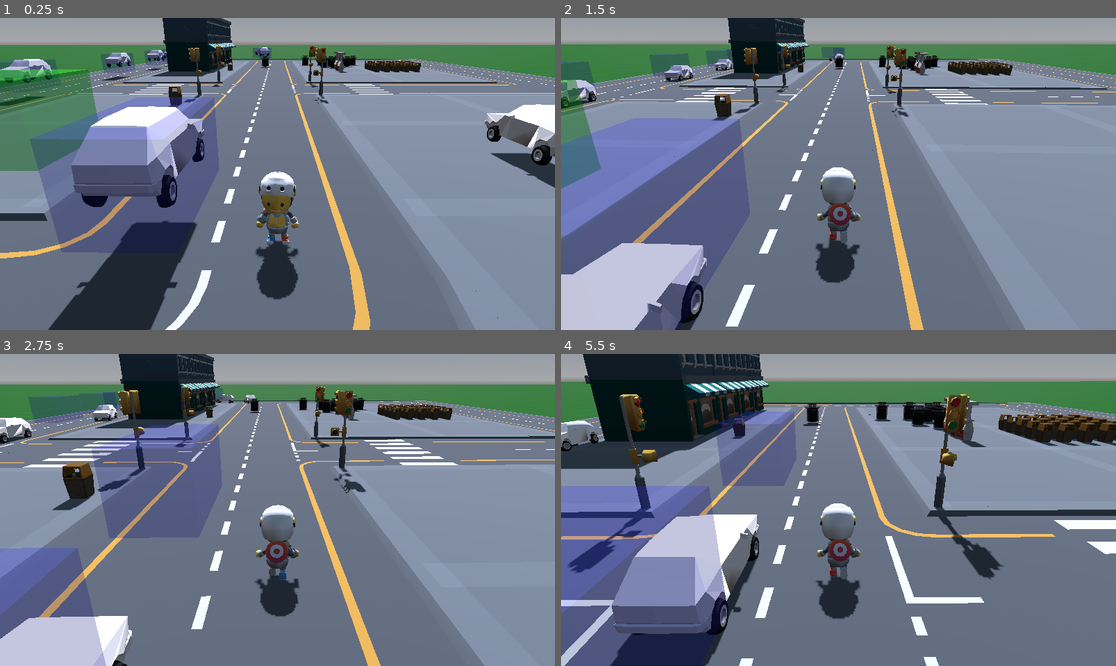
Above: before the commit, frames 1-4 (two rows, left to right).
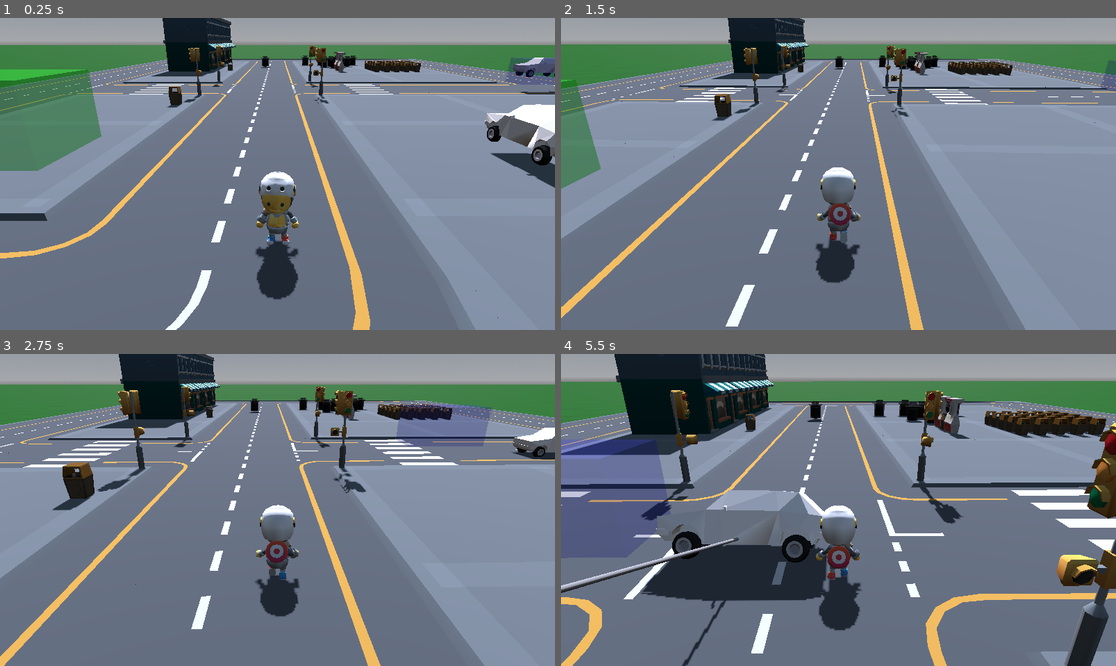
Above: after the commit, the same moments.

Repository: leems-dreems/car-driver
Game: Godot game, scene res://maps/KayKitCity/kay_kit_city.tscn
Two runs of this game, one before a commit and one after it. Both use one fixed random seed, a clock stepped at 60 frames per second and the inputs below.
Inputs (mouse positions are in pixels of both pictures, inside the frame that each line leads up to):
- Up to frame 1 (0.25 s): no input
- Up to frame 2 (1.5 s): move the mouse to (866, 174) at 0.52 s; hold W (Accelerate) from 0.53 s (still down); move the mouse to (810, 174) at 1.27 s
- Up to frame 3 (2.75 s): keep holding W (Accelerate); move the mouse to (288, 503) at 2.02 s
- Up to frame 4 (5.5 s): keep holding W (Accelerate); move the mouse to (832, 516) at 2.77 s; move the mouse to (877, 513) at 3.52 s; move the mouse to (794, 506) at 4.27 s; move the mouse to (844, 510) at 5.02 s

The runs differ from the first frame. In frame 1, 19% of the frame differs, in the area x 0-100%, y 9-100%; in frame 2, 18%; in frame 3, 17%; in frame 4, 45%, in the area x 0-100%, y 0-100%.

Commit message:
Change traffic path in KayKitCity to be a figure 8

Diff:
--- a/maps/KayKitCity/kay_kit_city.tscn
+++ b/maps/KayKitCity/kay_kit_city.tscn
@@ -64,10 +64,10 @@
 
 [sub_resource type="Curve3D" id="Curve3D_svt11"]
 _data = {
-"points": PackedVector3Array(0, 0, 0, 0, 0, 0, 0, 0, 0, 0, 0, 0, 0, 0, 0, 0, 0, 66, -4, 0, 0, 0, 0, 0, 4, 0, 70, 0, 0, 0, 0, 0, 0, 20, 0, 70, 0, 0, 4, 0, 0, 0, 24, 0, 66, 0, 0, 0, 0, 0, 0, 24, 0, -34, 4, 0, 0, 0, 0, 0, 20, 0, -38, 0, 0, 0, 0, 0, 0, 4, 0, -38, 0, 0, -4, 0, 0, 0, 0, 0, -34, 0, 0, 0, 0, 0, 0, 0, 0, 0),
-"tilts": PackedFloat32Array(0, 0, 0, 0, 0, 0, 0, 0, 0, 0)
+"points": PackedVector3Array(0, 0, 0, 0, 0, 0, 0, 0, 0, 0, 0, 0, 0, 0, 9, 0, 0, 65, 9, 0, 0, -9, 0, 0, -9, 0, 74, 9, 0, 0, -9, 0, 0, -37, 0, 74, 0, 0, 9, 0, 0, -9, -46, 0, 65, 0, 0, 9, 0, 0, -9, -46, 0, 9, -9, 0, 0, 9, 0, 0, -37, 0, 0, 0, 0, 0, 5, 0, 0, 19, 0, 0, 0, 0, 5, 0, 0, 0, 24, 0, -5, 0, 0, 0, 0, 0, -5, 24, 0, -33, 5, 0, 0, 0, 0, 0, 19, 0, -38, 0, 0, 0, -5, 0, 0, 5, 0, -38, 0, 0, -5, 0, 0, 0, 0, 0, -33, 0, 0, 0, 0, 0, 0, 0, 0, 0),
+"tilts": PackedFloat32Array(0, 0, 0, 0, 0, 0, 0, 0, 0, 0, 0, 0, 0, 0)
 }
-point_count = 10
+point_count = 14
 
 [node name="KayKitCity" type="Node3D"]
 
--- a/scripts/driveable_vehicle.gd
+++ b/scripts/driveable_vehicle.gd
@@ -12,6 +12,7 @@
 var summed_interest_vector := Vector3.ZERO
 var steering_ray_group := "SteeringRayCast"
 var steering_ray_collision_masks: Array[int] = [1, 2, 5, 7, 8]
+var interest_direction_mesh: MeshInstance3D
 @onready var door_left: RigidBody3D = $ColliderBits/OpenDoorLeft
 @onready var door_right: RigidBody3D = $ColliderBits/OpenDoorRight
 
@@ -69,6 +70,17 @@
       steering_raycasts.push_back(_new_raycast)
   for _raycast in steering_raycasts:
     _raycast.enabled = true
+
+  # Add interest direction pointer mesh
+  interest_direction_mesh = MeshInstance3D.new()
+  var _cylinder_mesh := CylinderMesh.new()
+  _cylinder_mesh.height = 0.01
+  _cylinder_mesh.top_radius = 0.05
+  _cylinder_mesh.bottom_radius = 0.05
+  interest_direction_mesh.mesh = _cylinder_mesh
+  interest_direction_mesh.rotate_x(PI / 2)
+  add_child(interest_direction_mesh)
+
   return
 
 ## Disables AI for this vehicle
@@ -100,6 +112,12 @@
   for _interest_vector in interest_vectors:
     _summed_interest_vector += _interest_vector
   summed_interest_vector = _summed_interest_vector.reflect(Vector3.FORWARD)
+
+  interest_direction_mesh.position = (_summed_interest_vector / 2)
+  print(_summed_interest_vector)
+  interest_direction_mesh.rotation.y = Vector3.FORWARD.signed_angle_to(_summed_interest_vector, Vector3.UP)
+  interest_direction_mesh.mesh.height = _summed_interest_vector.length()
+
   return
 
 ## Get the angle difference on the Y axis between the car's rotation and the interest vector
--- a/traffic/traffic_path.gd
+++ b/traffic/traffic_path.gd
@@ -1,7 +1,7 @@
 class_name TrafficPath extends Path3D
 ## A path that spawns traffic driving along it
 
-@export var number_of_vehicles := 10
+@export var number_of_vehicles := 1
 @export var road_speed := 20.0
 var compact_car_scene:= preload("res://cars/compact.tscn")
 var traffic_follower_scene:= preload("res://traffic/traffic_path_follower.tscn")
